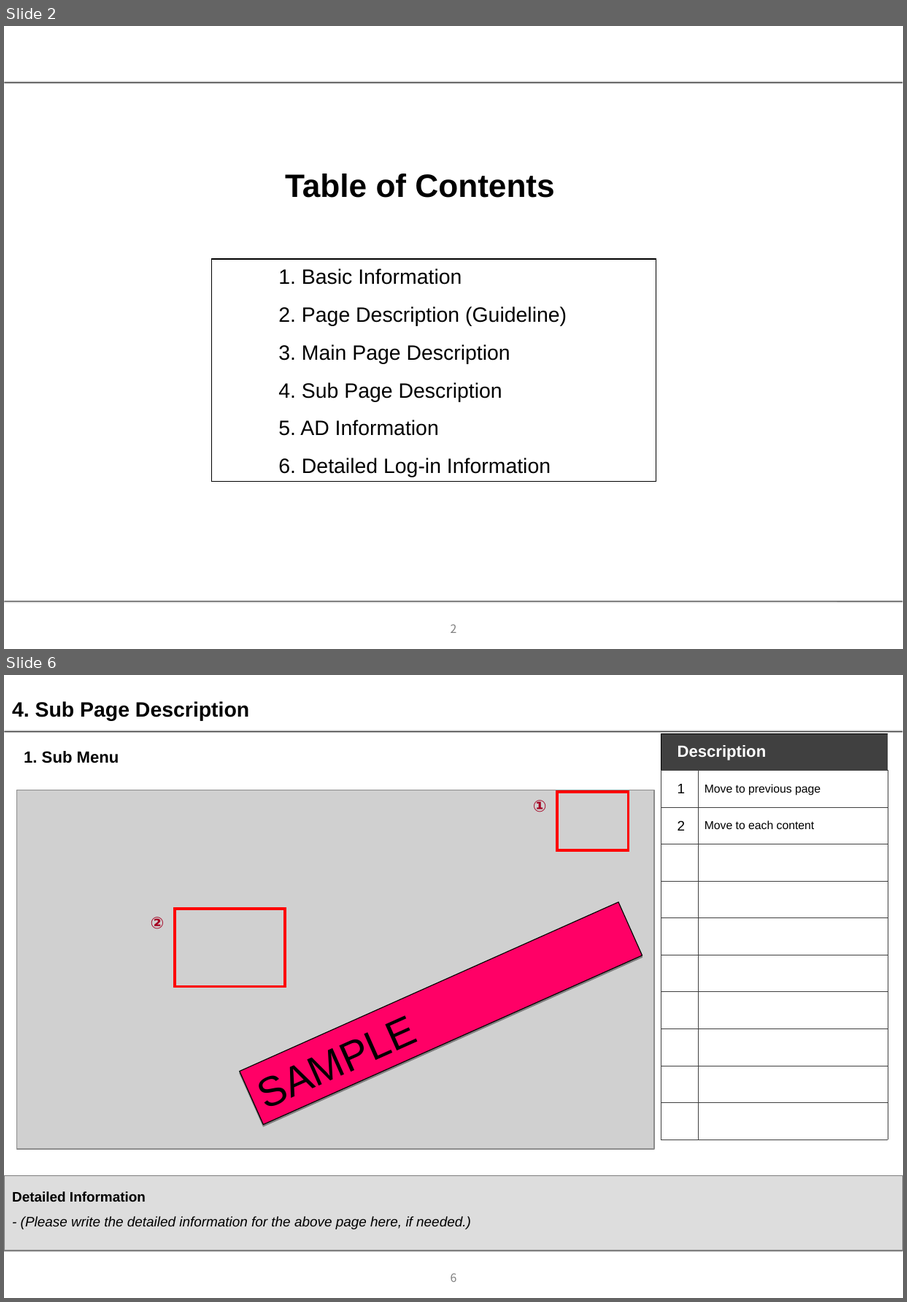
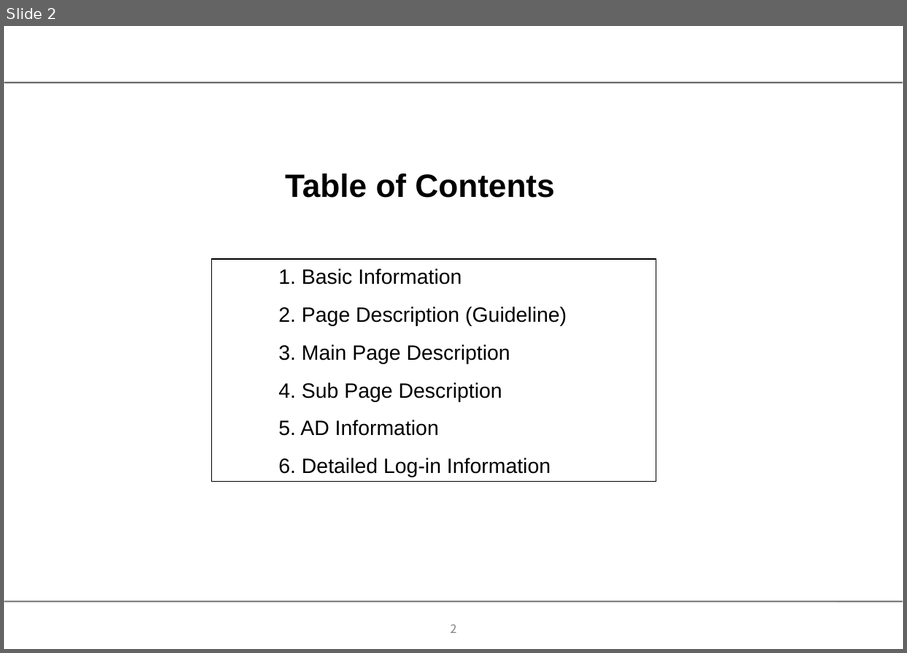
Before and after one commit to mervick/orangeeplayer, a slide deck: docs/documents for lg qa 3.0/app_description_3 0.ppt. Shown one above the other, each under a label of ours: slides 2 and 6 before the commit, slide 2 after it; the slides between them are not shown. The pictures are 907x1302 and 907x653 pixels, drawn with LibreOffice and Linux fonts; fonts in the diff are those of the drawing; grey boxes stand for pictures; background and template pictures are left out. Boxes give left, top, right and bottom in pixels: in the first picture for what was removed or moved away, otherwise in the second. Text is boxed around its words. In the diff, an @@ line names an element or a change of style, - is before the commit and + after.

```diff
--- a/docs/documents for lg qa 3.0/app_description_3 0.ppt
+++ b/docs/documents for lg qa 3.0/app_description_3 0.ppt
@@ slide 6 removed at <box>4,675,903,1298</box>, background #FFFFFF; not listed: 5 template elements that a slide beside it also shows @@
@@ text removed at <box>12,701,249,721</box> @@
-4. Sub Page Description
@@ table removed at <box>661,733,889,1139</box>, 11 rows, 2 columns @@
-Description | 
-1 | Move to previous page
-2 | Move to each content
- | 
- | 
- | 
- | 
- | 
- | 
- | 
- | 
@@ text removed at <box>24,751,119,763</box> @@
-1. Sub Menu
@@ picture removed at <box>17,790,654,1149</box> @@
@@ text removed at <box>533,800,547,812</box> @@
-①
@@ rectangle removed at <box>557,792,629,850</box> @@
@@ rectangle removed at <box>175,908,285,986</box> @@
@@ rectangle removed at <box>240,902,643,1123</box> @@
-SAMPLE
@@ text removed at <box>151,917,165,929</box> @@
-②
@@ rectangle removed at <box>4,1174,903,1249</box> @@
-Detailed Information
-- (Please write the detailed information for the above page here, if needed.)
```
Also in this commit, not shown: 3 slides changed, 3 slides added, 5 other slides removed, 2 other files.
